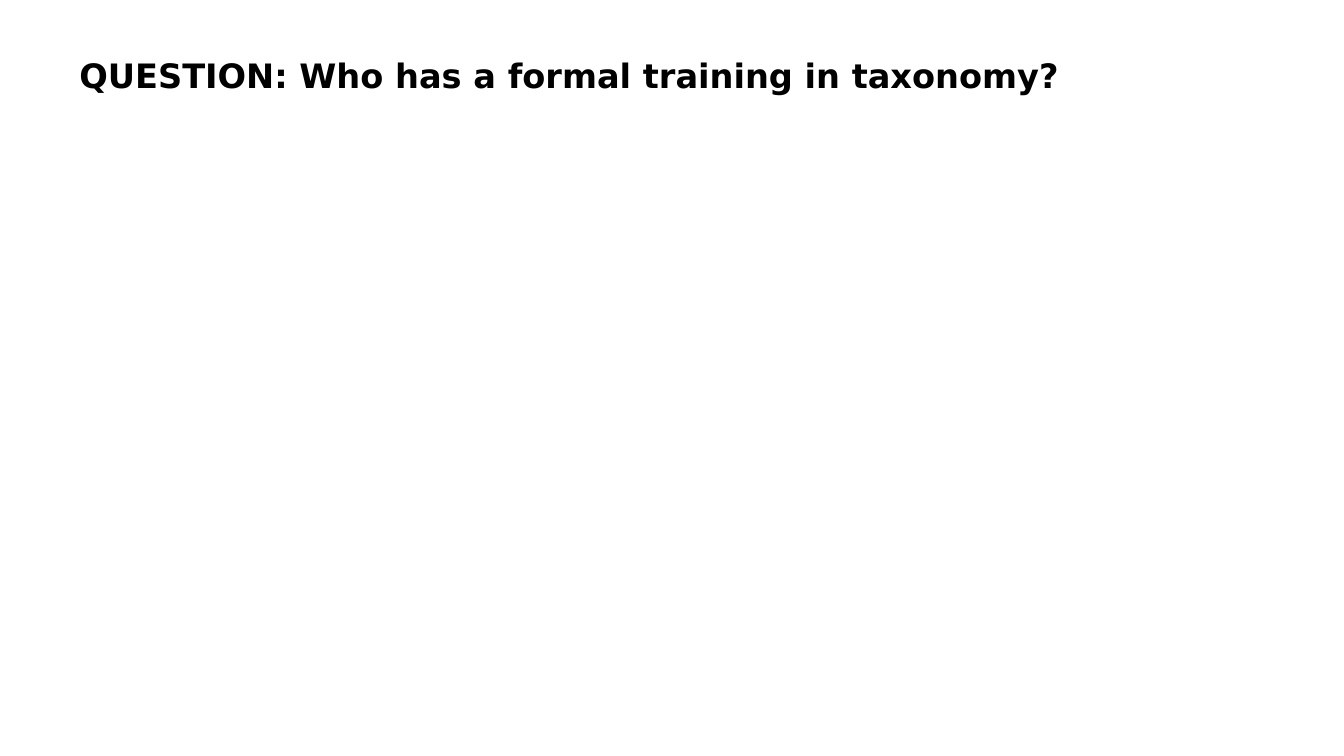
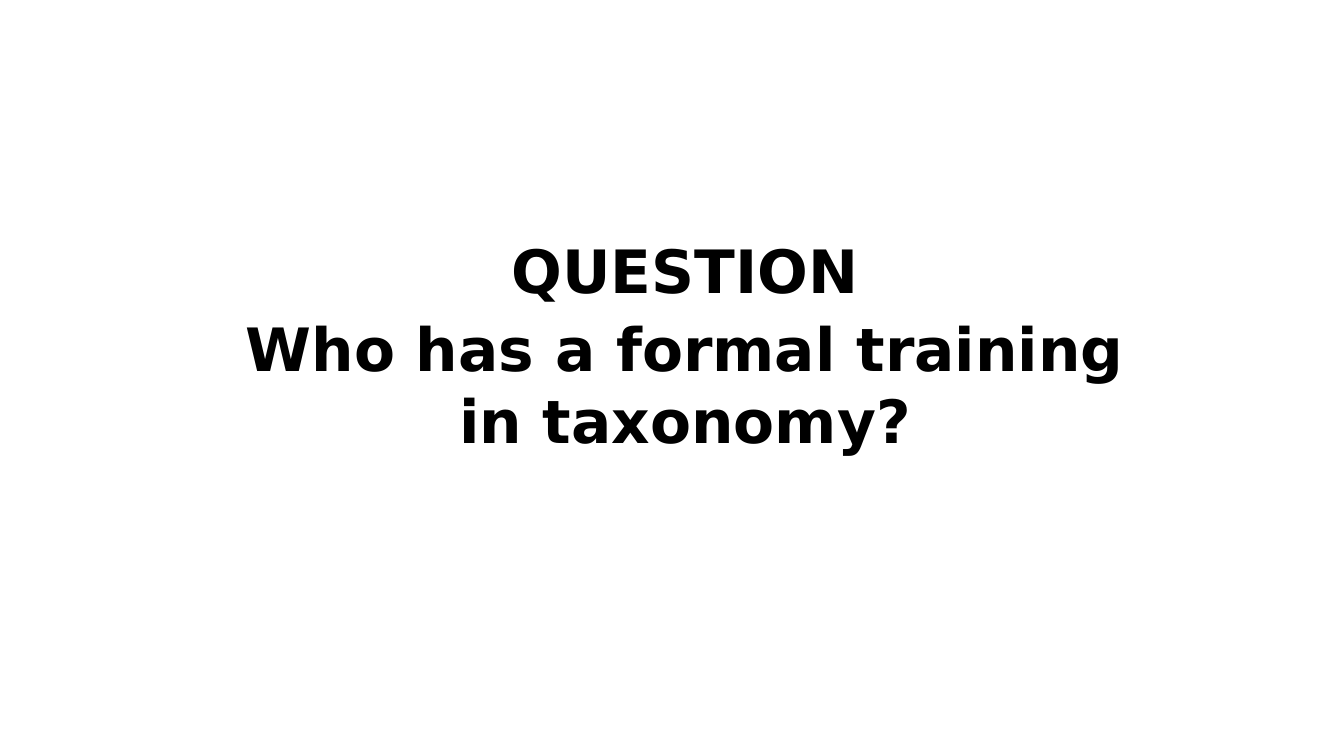
Before and after one commit to Rekyt/taxonomic_harmonization_lecture, a slide deck: slide 6 of taxoharmo_lecture.odp. Drawn at 1344x756 pixels with LibreOffice and Linux fonts; fonts in the diff are those of the drawing; background and template pictures are left out. Boxes give left, top, right and bottom in pixels: in the first picture for what was removed or moved away, otherwise in the second. Text is boxed around its words. In the diff, an @@ line names an element or a change of style, - is before the commit and + after.

Commit message:
Better format questions

```diff
--- a/taxoharmo_lecture.odp
+++ b/taxoharmo_lecture.odp
@@ text at <box>246,248,1124,455</box>: text changed; size 18 to 32 pt @@
-QUESTION: Who has a formal training in taxonomy?
+QUESTION
+Who has a formal training
+in taxonomy?
```
Also in this commit, not shown: 6 other slides changed, 1 slide added, 1 slide removed.
